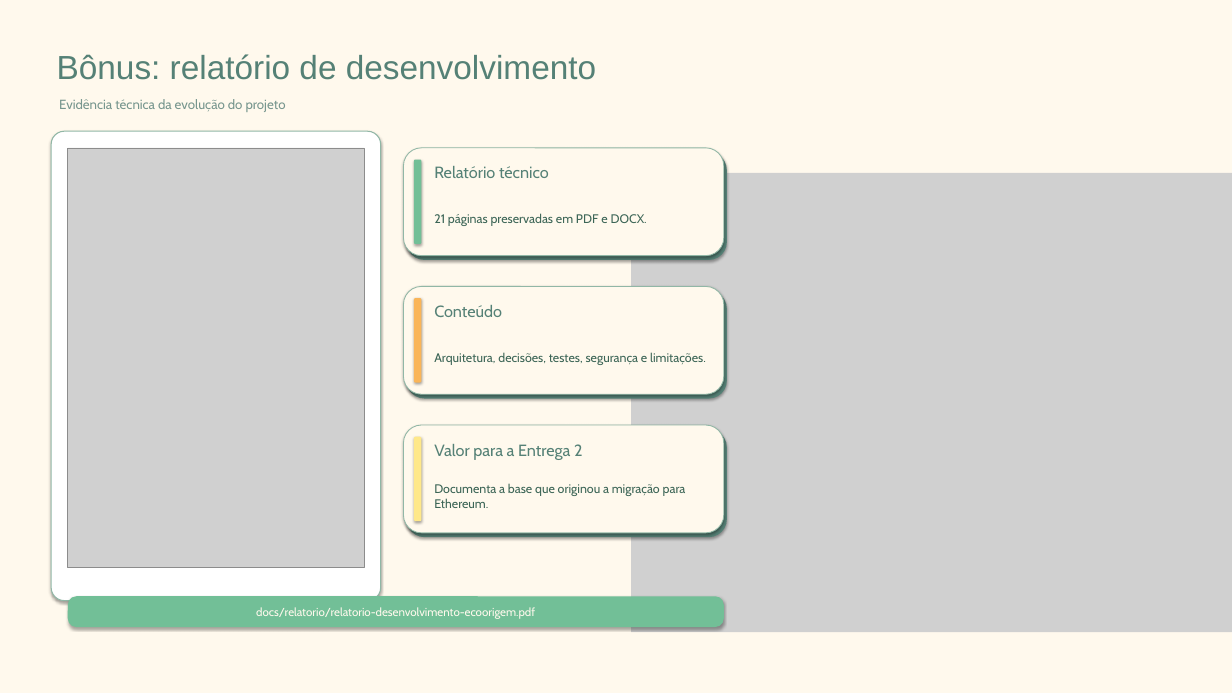
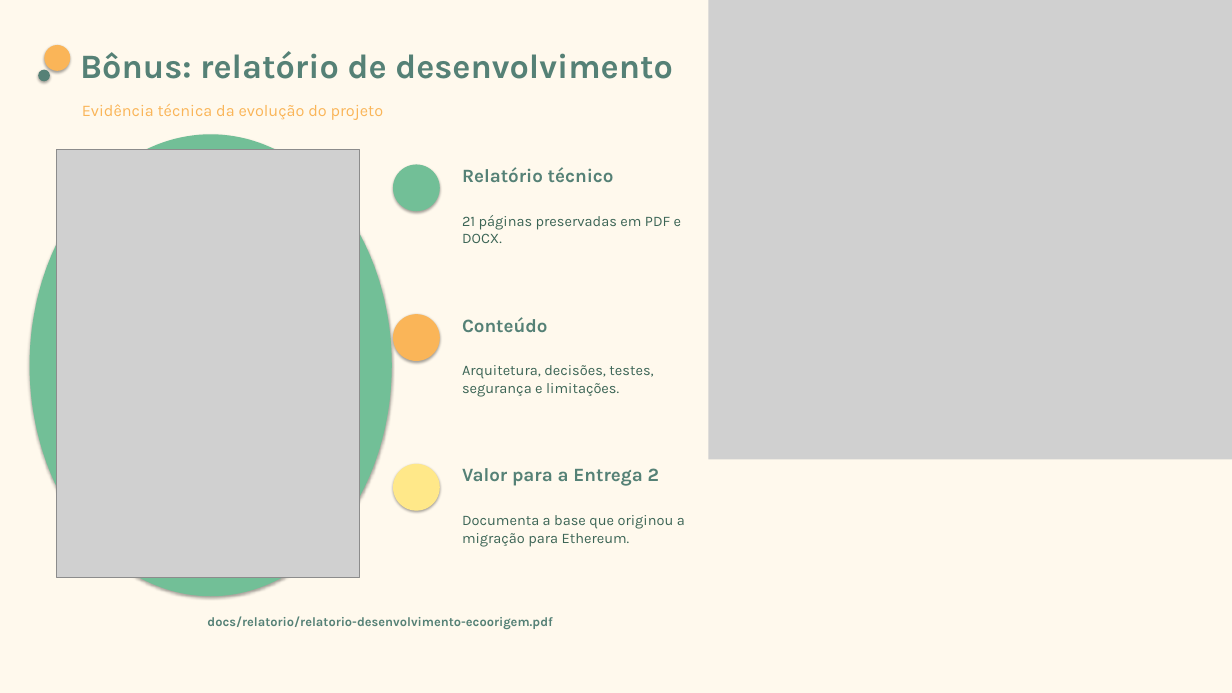
Before and after one commit to JulianaBallin/EcoOrigem, a slide deck: slide 8 of docs/slides/apresentacao-ecoorigem.pptx (slide 7 before the commit). Drawn at 1232x693 pixels with LibreOffice and Linux fonts; fonts in the diff are those of the drawing; grey boxes stand for pictures. Boxes give left, top, right and bottom in pixels: in the first picture for what was removed or moved away, otherwise in the second. Text is boxed around its words. In the diff, an @@ line names an element or a change of style, - is before the commit and + after.

```diff
--- a/docs/slides/apresentacao-ecoorigem.pptx
+++ b/docs/slides/apresentacao-ecoorigem.pptx
@@ picture: place and size @@
-picture at box(631, 173, 1232, 633)
+picture at box(708, 0, 1232, 460)
@@ ellipse added at box(44, 45, 70, 71), fill #FAB558 @@
@@ text "Bônus: relatório de desenvolvimento": place and size @@
-text "Bônus: relatório de desenvolvimento" at box(57, 54, 596, 80)
+text "Bônus: relatório de desenvolvimento" at box(80, 51, 673, 79)
@@ text "Bônus: relatório de desenvolvimento" at box(80, 51, 673, 79): size 39 to 40 pt, font Arial to Karla, bold on @@
@@ ellipse added at box(38, 70, 50, 81), fill #558176 @@
@@ text "Evidência técnica da evolução do ...": place and size @@
-text "Evidência técnica da evolução do ..." at box(59, 99, 286, 112)
+text "Evidência técnica da evolução do ..." at box(82, 104, 384, 120)
@@ text "Evidência técnica da evolução do ..." at box(82, 104, 384, 120): size 15.5 to 19 pt, font Cabin to Karla, text colour #77968E to #FAB558 @@
@@ ellipse added at box(30, 134, 392, 596), fill #72BF97 @@
@@ rounded rectangle removed at box(51, 131, 381, 601) @@
@@ picture: place and size @@
-picture at box(68, 148, 364, 567)
+picture at box(57, 149, 360, 578)
@@ rounded rectangle removed at box(403, 148, 724, 256) @@
@@ ellipse: place and size @@
-ellipse at box(414, 160, 421, 244)
+ellipse at box(393, 164, 440, 211)
@@ ellipse at box(393, 164, 440, 211): rounded rectangle to ellipse @@
@@ rounded rectangle removed at box(407, 152, 727, 260) @@
@@ text "Relatório técnico": place and size @@
-text "Relatório técnico" at box(434, 166, 549, 178)
+text "Relatório técnico" at box(462, 167, 614, 182)
@@ text "21 páginas preservadas em PDF ...": place and size @@
-text "21 páginas preservadas em PDF ..." at box(434, 213, 647, 226)
+text "21 páginas preservadas em PDF ..." at box(462, 215, 681, 243)
@@ rounded rectangle removed at box(403, 286, 724, 394) @@
@@ rounded rectangle removed at box(407, 291, 727, 399) @@
@@ rounded rectangle removed at box(414, 298, 421, 383) @@
@@ ellipse added at box(393, 314, 440, 361), fill #FAB558 @@
@@ text "Conteúdo": place and size @@
-text "Conteúdo" at box(434, 305, 502, 317)
+text "Conteúdo" at box(462, 317, 548, 332)
@@ text "Arquitetura, decisões, testes, segurança e ...": place and size @@
-text "Arquitetura, decisões, testes, segurança e ..." at box(434, 352, 706, 365)
+text "Arquitetura, decisões, testes, segurança e ..." at box(462, 365, 653, 397)
@@ rounded rectangle removed at box(403, 425, 724, 533) @@
@@ rounded rectangle removed at box(407, 429, 727, 537) @@
@@ rounded rectangle removed at box(414, 437, 421, 521) @@
@@ ellipse added at box(393, 464, 440, 511), fill #FFE889 @@
@@ size 19 to 22 pt, font Cabin to Karla, bold on in 3 elements at box(462, 167, 614, 182), box(462, 317, 548, 332), box(462, 468, 659, 486) @@
@@ text "Valor para a Entrega 2": place and size @@
-text "Valor para a Entrega 2" at box(434, 444, 583, 460)
+text "Valor para a Entrega 2" at box(462, 468, 659, 486)
@@ size 14.5 to 17 pt, font Cabin to Karla in 3 elements at box(462, 215, 681, 243), box(462, 365, 653, 397), box(462, 515, 685, 547) @@
@@ text "Documenta a base que originou ...": place and size @@
-text "Documenta a base que originou ..." at box(434, 484, 686, 508)
+text "Documenta a base que originou ..." at box(462, 515, 685, 547)
@@ text "docs/relatorio/relatorio-desenvolvimento-ecoorigem.pdf": place and size @@
-text "docs/relatorio/relatorio-desenvolvimento-ecoorigem.pdf" at box(68, 596, 724, 627)
+text "docs/relatorio/relatorio-desenvolvimento-ecoorigem.pdf" at box(207, 616, 552, 629)
@@ text "docs/relatorio/relatorio-desenvolvimento-ecoorigem.pdf" at box(207, 616, 552, 629): size 13.5 to 15 pt, font Cabin to Karla, text colour #FFF9ED to #558176, bold on; fill #72BF97 to none; shadow off @@
```
Also in this commit, not shown: 7 other slides changed, 1 slide added, 3 other files.
